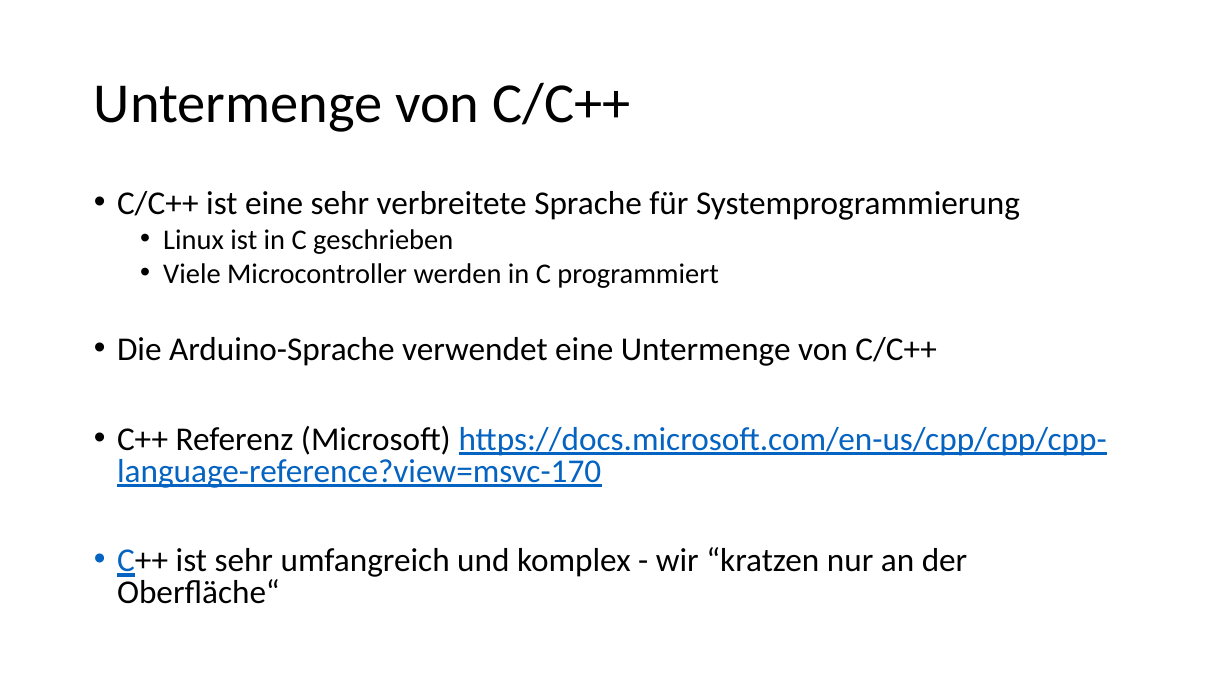
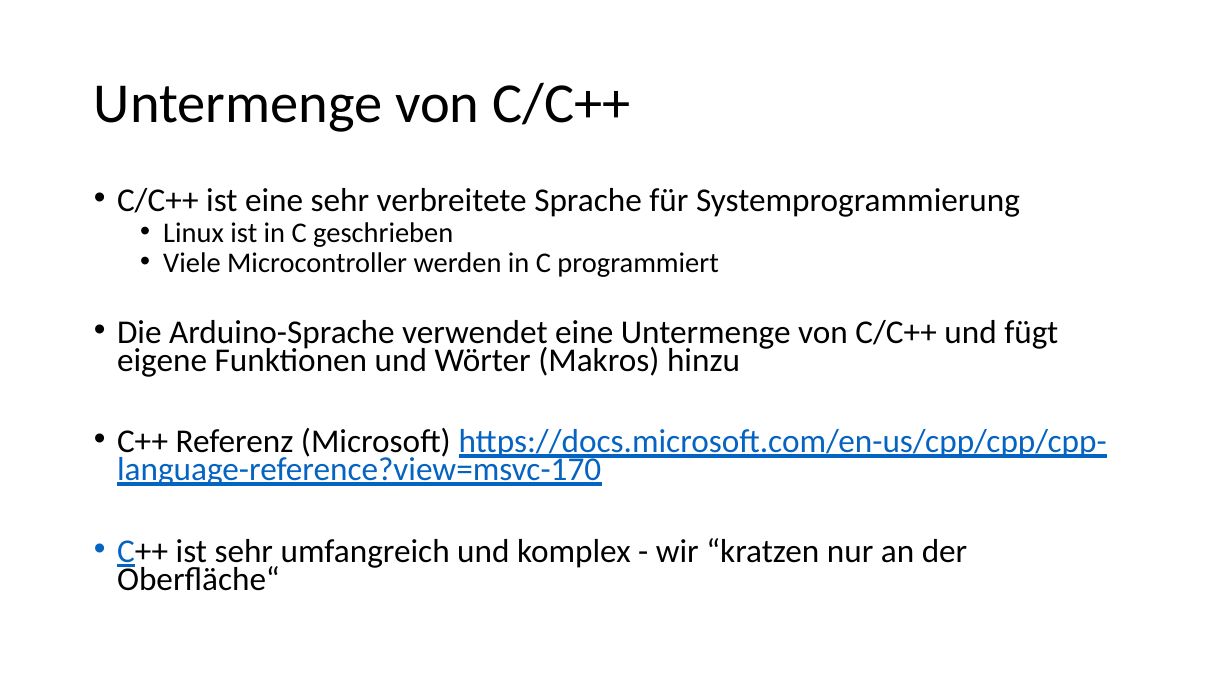
Before and after one commit to IT-folks/Arduino-Sensorkit-Deutsch, a slide deck: slide 6 of Folien/Exkurs_Programmiersprache_C.pptx (slide 3 before the commit). Drawn at 1232x693 pixels with LibreOffice and Linux fonts; fonts in the diff are those of the drawing. Boxes give left, top, right and bottom in pixels: in the first picture for what was removed or moved away, otherwise in the second. Text is boxed around its words. In the diff, an @@ line names an element or a change of style, - is before the commit and + after.

```diff
--- a/Folien/Exkurs_Programmiersprache_C.pptx
+++ b/Folien/Exkurs_Programmiersprache_C.pptx
@@ text at (x1=117, y1=188, x2=1107, y2=591): line spacing 0.8 to 0.7 @@
@@ text at (x1=117, y1=320, x2=1058, y2=377): text changed @@
-• Die Arduino-Sprache verwendet eine Untermenge von C/C++
+• Die Arduino-Sprache verwendet eine Untermenge von C/C++ und fügt eigene Funktionen und Wörter (Makros) hinzu
```
Also in this commit, not shown: 15 slides added, 1 other file.
